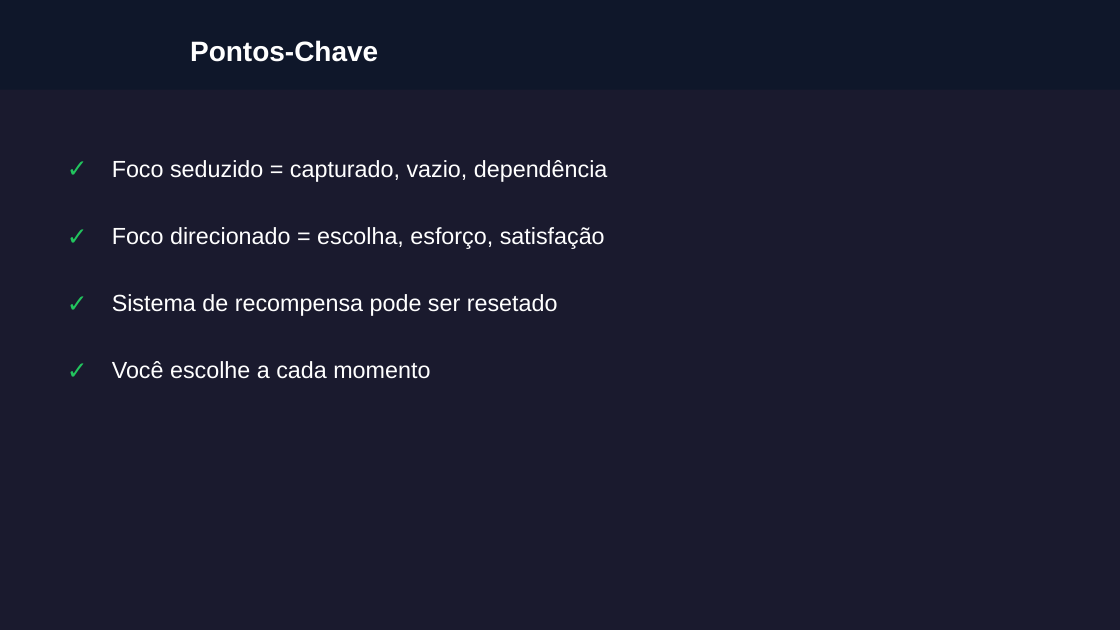
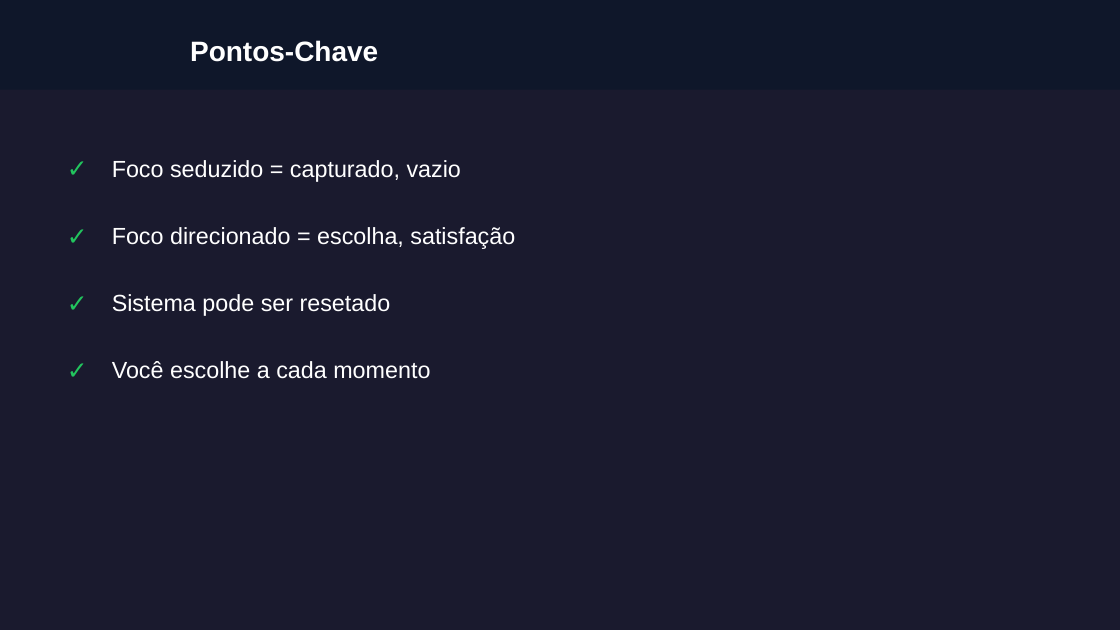
Before and after one commit to almirmeira/educa-com-talento, a slide deck: slide 7 of apresentacoes/foco-produtividade/aula-04-foco-direcionado.pptx. Drawn at 1120x630 pixels with LibreOffice and Linux fonts; fonts in the diff are those of the drawing; grey boxes stand for pictures; background and template pictures are left out. Boxes give left, top, right and bottom in pixels: in the first picture for what was removed or moved away, otherwise in the second. Text is boxed around its words. In the diff, an @@ line names an element or a change of style, - is before the commit and + after.

```diff
--- a/apresentacoes/foco-produtividade/aula-04-foco-direcionado.pptx
+++ b/apresentacoes/foco-produtividade/aula-04-foco-direcionado.pptx
@@ text at (x1=112, y1=160, x2=461, y2=182): text changed @@
-Foco seduzido = capturado, vazio, dependência
+Foco seduzido = capturado, vazio
@@ text at (x1=112, y1=227, x2=515, y2=249): text changed @@
-Foco direcionado = escolha, esforço, satisfação
+Foco direcionado = escolha, satisfação
@@ text at (x1=112, y1=294, x2=391, y2=316): text changed @@
-Sistema de recompensa pode ser resetado
+Sistema pode ser resetado
```
Also in this commit, not shown: 2 other slides changed, 27 other files.
